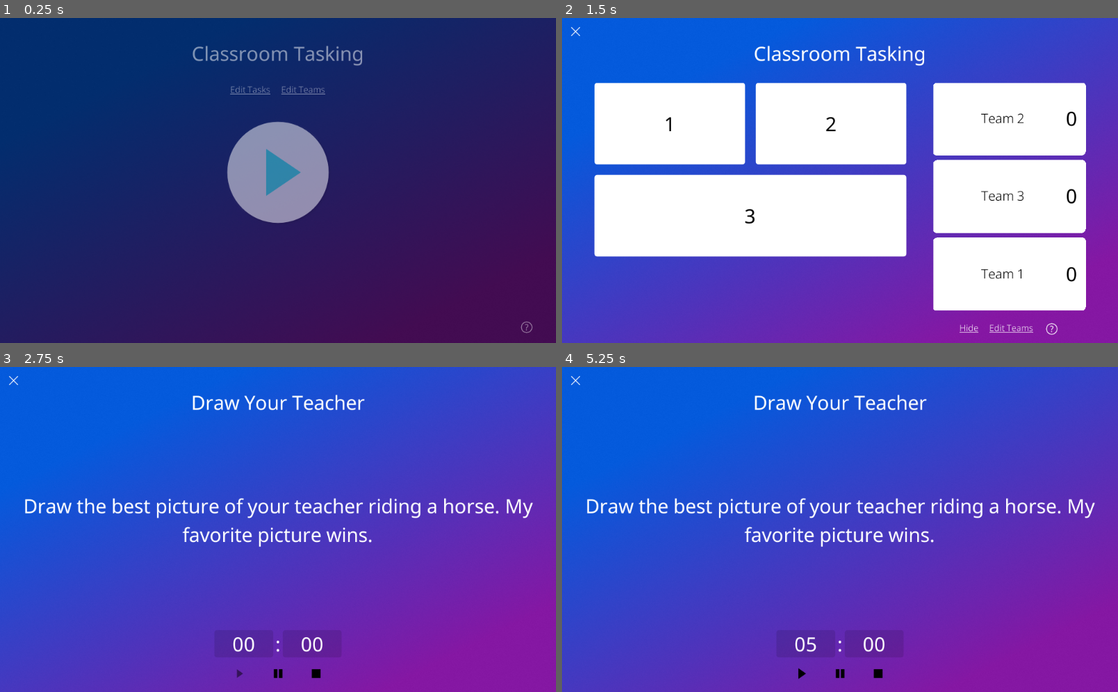
Above: before the commit, frames 1-4 (two rows, left to right).
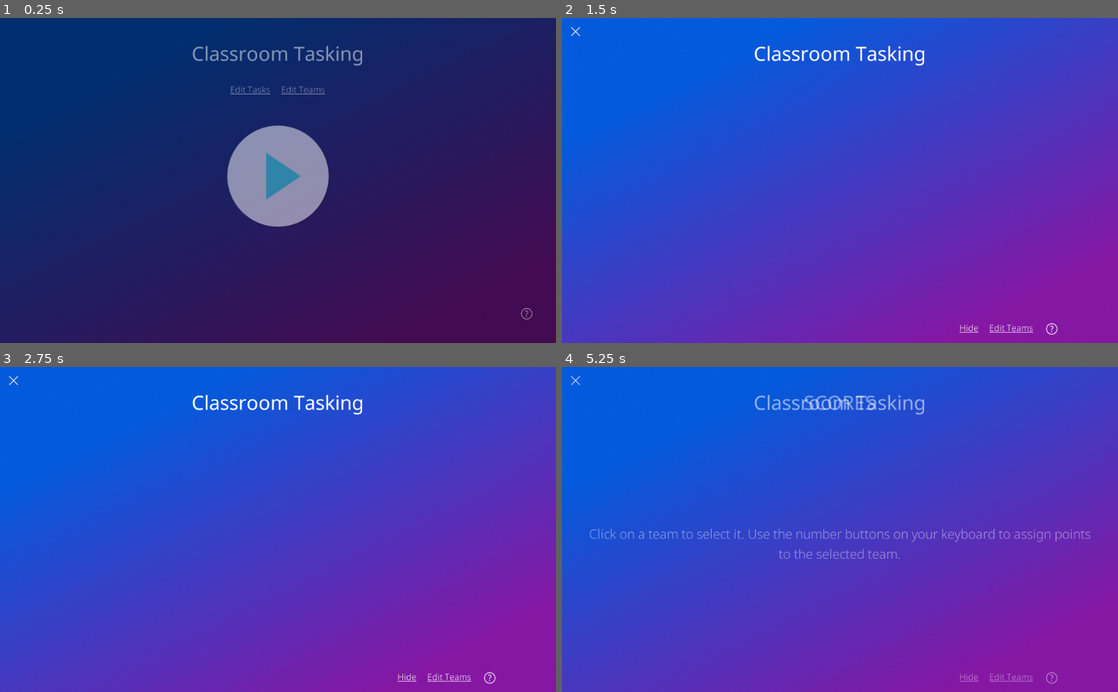
Above: after the commit, the same moments.

Repository: albaileyapps/classroom-tasking
Game: Godot game, scene res://main.tscn
The game is run twice, just before and just after one commit, with the same random seed, the same clock (stepped at 60 frames per second) and the same inputs.
Inputs (mouse positions are in pixels of both pictures, inside the frame that each line leads up to; where the layout moved, square brackets give the same spot in the first picture):
- Up to frame 1 (0.25 s): no input
- Up to frame 2 (1.5 s): click (840, 177) [840, 174] at 0.5 s; click (751, 216) at 1.25 s, where only the run before the commit has a clickable "3"
- Up to frame 3 (2.75 s): click (239, 672) at 2.02 s
- Up to frame 4 (5.25 s): click (667, 471) at 2.75 s, where only the run before the commit has a clickable "1"; click (828, 471) at 3.5 s, where only the run before the commit has a clickable "2"; click (878, 672) at 4.27 s; click (1051, 679) at 5 s

The runs differ from the first frame. In frame 1, 0.7% of the frame differs, in the area x 40-96%, y 31-98%; in frame 2, 47%, in the area x 5-95%, y 19-91%; in frame 3, 3.2%; in frame 4, 4.1%.

Commit message:
tinkered with ui

Diff:
--- a/components/ScoreboardListItem.tscn
+++ b/components/ScoreboardListItem.tscn
@@ -10,10 +10,9 @@
 [node name="ScoreboardListItem" type="PanelContainer"]
 material = ExtResource( 5 )
 margin_right = 280.0
-margin_bottom = 65.0
-rect_min_size = Vector2( 280, 0 )
+margin_bottom = 62.0
+rect_min_size = Vector2( 280, 60 )
 size_flags_horizontal = 3
-size_flags_vertical = 3
 theme = ExtResource( 3 )
 custom_styles/panel = ExtResource( 4 )
 script = ExtResource( 1 )
@@ -21,7 +20,7 @@
 [node name="MarginContainer" type="MarginContainer" parent="."]
 margin_left = 2.0
 margin_right = 280.0
-margin_bottom = 63.0
+margin_bottom = 60.0
 mouse_filter = 2
 size_flags_horizontal = 3
 size_flags_vertical = 3
@@ -34,14 +33,14 @@
 margin_left = 15.0
 margin_top = 5.0
 margin_right = 263.0
-margin_bottom = 58.0
+margin_bottom = 55.0
 size_flags_horizontal = 3
 size_flags_vertical = 3
 
 [node name="TeamNameLabel" type="Label" parent="MarginContainer/HBoxContainer"]
 unique_name_in_owner = true
-margin_right = 169.0
-margin_bottom = 53.0
+margin_right = 181.0
+margin_bottom = 50.0
 rect_min_size = Vector2( 150, 0 )
 size_flags_horizontal = 3
 size_flags_vertical = 3
@@ -51,13 +50,12 @@
 align = 1
 valign = 1
 autowrap = true
-clip_text = true
 
 [node name="ScoreLabel" type="Label" parent="MarginContainer/HBoxContainer"]
 unique_name_in_owner = true
-margin_left = 173.0
+margin_left = 185.0
 margin_right = 248.0
-margin_bottom = 53.0
+margin_bottom = 50.0
 size_flags_vertical = 3
 custom_colors/font_color = Color( 0, 0, 0, 1 )
 custom_fonts/font = ExtResource( 6 )
--- a/resources/default_tasks/001.tres
+++ /dev/null
@@ -1,11 +0,0 @@
-[gd_resource type="Resource" load_steps=2 format=2]
-
-[ext_resource path="res://resources/task.gd" type="Script" id=1]
-
-[resource]
-script = ExtResource( 1 )
-id = "001"
-title = "Draw Your Teacher"
-description = "Draw the best picture of your teacher riding a horse. My favorite picture wins."
-tags = [  ]
-is_selected = true
--- a/resources/default_tasks/002.tres
+++ /dev/null
@@ -1,11 +0,0 @@
-[gd_resource type="Resource" load_steps=2 format=2]
-
-[ext_resource path="res://resources/task.gd" type="Script" id=1]
-
-[resource]
-script = ExtResource( 1 )
-id = "002"
-title = "Paper Plane"
-description = "Make a paper airplane. Furthest flight wins."
-tags = [  ]
-is_selected = true
--- a/resources/default_tasks/003.tres
+++ /dev/null
@@ -1,11 +0,0 @@
-[gd_resource type="Resource" load_steps=2 format=2]
-
-[ext_resource path="res://resources/task.gd" type="Script" id=1]
-
-[resource]
-script = ExtResource( 1 )
-id = "003"
-title = "Storytime"
-description = "Write a story using a hundred words or less. My favorite story wins."
-tags = [  ]
-is_selected = true
--- a/resources/default_teams/282547.tres
+++ /dev/null
@@ -1,9 +0,0 @@
-[gd_resource type="Resource" load_steps=2 format=2]
-
-[ext_resource path="res://resources/team.gd" type="Script" id=1]
-
-[resource]
-script = ExtResource( 1 )
-id = "282547"
-team_name = "Team 3"
-score = 0
--- a/resources/default_teams/4514006.tres
+++ /dev/null
@@ -1,9 +0,0 @@
-[gd_resource type="Resource" load_steps=2 format=2]
-
-[ext_resource path="res://resources/team.gd" type="Script" id=1]
-
-[resource]
-script = ExtResource( 1 )
-id = "4514006"
-team_name = "Team 2"
-score = 0
--- a/resources/default_teams/9053376.tres
+++ /dev/null
@@ -1,9 +0,0 @@
-[gd_resource type="Resource" load_steps=2 format=2]
-
-[ext_resource path="res://resources/team.gd" type="Script" id=1]
-
-[resource]
-script = ExtResource( 1 )
-id = "9053376"
-team_name = "Team 1"
-score = 0
--- a/resources/task.gd
+++ b/resources/task.gd
@@ -6,15 +6,16 @@
 export var description: String setget _set_description
 export var tags = [] setget _set_tags
 export var is_selected = false setget _set_is_selected
+export var date_created: int = 0 setget _set_date_created
 
 #overriding _init must have default values set for all args for ResourceSaver/Loader to work properly
-func _init(p_id = "", p_title = "", p_description = "", p_tags = [], p_is_selected = false):
-	print("init task")
+func _init(p_id = "", p_title = "", p_description = "", p_tags = [], p_is_selected = false, p_date_created = 0):
 	id = p_id
 	title = p_title
 	description = p_description
 	tags = p_tags
 	is_selected = p_is_selected
+	date_created = p_date_created
 
 func _set_title(p_title):
 	title = p_title
@@ -36,5 +37,10 @@
 	tags.append(p_tag)
 	emit_changed()
 
+func _set_date_created(p_date):
+	date_created = p_date
+
 func save():
+	if date_created == 0:
+		date_created = OS.get_system_time_msecs()
 	var error = ResourceSaver.save(Consts.TASK_SAVE_PATH + id + ".tres", self)
--- a/resources/task_default.tres
+++ b/resources/task_default.tres
@@ -9,3 +9,4 @@
 description = "description"
 tags = [  ]
 is_selected = false
+date_created = 0
--- a/resources/tasks.gd
+++ b/resources/tasks.gd
@@ -1,5 +1,11 @@
 extends Resource
 class_name Tasks
+
+class CustomSorterTask:
+	static func sort(a: Task, b: Task):
+		if a.date_created > b.date_created:
+			return true
+		return false
 
 var list = []
 
@@ -7,6 +13,7 @@
 func _init():
 	print("tasks init")
 	load_tasks()
+	list.sort_custom(CustomSorterTask, "sort")
 
 func add_task(p_task):
 	list.push_front(p_task)
@@ -29,6 +36,7 @@
 				print("Found directory: " + file_name)
 			else:
 				if file_name.ends_with(".tres"):
+					print("found a saved task")
 					var task = ResourceLoader.load(Consts.TASK_SAVE_PATH + file_name)
 					list.append(task)
 			file_name = dir.get_next()
--- a/resources/team.gd
+++ b/resources/team.gd
@@ -4,13 +4,15 @@
 export var id: String = ""
 export var team_name: String = "" setget set_team_name, get_team_name
 export var score: int = 0 setget set_score, get_score
+export var date_created: int = 0 setget _set_date_created
 
 #overriding _init must have default values set for all args for ResourceSaver/Loader to work properly
-func _init(p_id = "", p_name = "", p_score = 0):
+func _init(p_id = "", p_name = "", p_score = 0, p_date_created = 0):
 	print("init team")
 	id = p_id
 	team_name = p_name
 	score = p_score
+	date_created = p_date_created
 
 func set_team_name(p_val):
 	team_name = p_val
@@ -26,5 +28,10 @@
 func get_score():
 	return score
 
+func _set_date_created(p_date):
+	date_created = p_date
+
 func save():
+	if date_created == 0:
+		date_created = OS.get_system_time_msecs()
 	var error = ResourceSaver.save(Consts.TEAM_SAVE_PATH + id + ".tres", self)
--- a/resources/teams.gd
+++ b/resources/teams.gd
@@ -1,6 +1,11 @@
 extends Resource
 class_name Teams
 
+class CustomSorterTeam:
+	static func sort(a: Team, b: Team):
+		if a.date_created > b.date_created:
+			return true
+		return false
 
 var list = []
 
@@ -8,6 +13,7 @@
 # Called when the node enters the scene tree for the first time.
 func _init():
 	load_teams()
+	list.sort_custom(CustomSorterTeam, "sort")
 
 func add_team(p_team):
 	list.push_front(p_team)
--- a/scenes/EditTasks.gd
+++ b/scenes/EditTasks.gd
@@ -3,8 +3,6 @@
 var tasks = preload("res://resources/tasks.tres")
 var task_list_item = preload("res://components/EditTasksListItem.tscn")
 var edit_task_scene = preload("res://scenes/EditTask.tscn")
-
-
 
 var rng = RandomNumberGenerator.new()
 
@@ -36,10 +34,6 @@
 	remove_list_items()
 	build_list()
 
-func _on_ExitButton_pressed():
-	SoundManager.play(SoundManager.CLICK)
-	emit_signal("remove_scene")
-
 
 func _on_AddTaskButton_pressed():
 	SoundManager.play(SoundManager.CLICK)
@@ -65,3 +59,10 @@
 	SoundManager.play(SoundManager.CLICK)
 	for task in tasks.list:
 		task.is_selected = false
+
+func _on_ExitButton_pressed():
+
+	var error = ResourceSaver.save(Consts.TASK_SAVE_PATH + "test.tres", tasks)
+
+	SoundManager.play(SoundManager.CLICK)
+	emit_signal("remove_scene")
--- a/scenes/EditTasks.tscn
+++ b/scenes/EditTasks.tscn
@@ -27,7 +27,7 @@
 margin_bottom = 50.0
 size_flags_horizontal = 3
 custom_fonts/font = ExtResource( 4 )
-text = "Edit Tasks"
+text = "Tasks"
 align = 1
 valign = 1
 
--- a/scenes/EditTeams.tscn
+++ b/scenes/EditTeams.tscn
@@ -25,11 +25,11 @@
 margin_bottom = -40.0
 custom_constants/separation = 30
 
-[node name="Label" type="Label" parent="CanvasLayer/Control/VBoxContainer" index="0"]
+[node name="TitleLabel" type="Label" parent="CanvasLayer/Control/VBoxContainer" index="0"]
 margin_right = 944.0
 margin_bottom = 50.0
 custom_fonts/font = ExtResource( 5 )
-text = "Edit Teams"
+text = "Teams"
 align = 1
 valign = 1
 
--- a/scenes/MainMenu.tscn
+++ b/scenes/MainMenu.tscn
@@ -51,30 +51,31 @@
 [node name="CenterContainer" type="CenterContainer" parent="CanvasLayer/Control/VBoxContainer" index="2"]
 margin_top = 133.0
 margin_right = 944.0
-margin_bottom = 357.0
+margin_bottom = 372.0
 size_flags_horizontal = 3
 size_flags_vertical = 3
 
 [node name="StartButton" type="TextureButton" parent="CanvasLayer/Control/VBoxContainer/CenterContainer" index="0"]
-margin_left = 359.0
+margin_left = 360.0
+margin_top = 7.0
 margin_right = 584.0
-margin_bottom = 224.0
+margin_bottom = 231.0
 texture_normal = ExtResource( 6 )
 texture_pressed = ExtResource( 8 )
 texture_hover = ExtResource( 7 )
 stretch_mode = 2
 
-[node name="Control" type="Control" parent="CanvasLayer/Control/VBoxContainer" index="3"]
-margin_top = 387.0
+[node name="Spacer" type="Control" parent="CanvasLayer/Control/VBoxContainer" index="3"]
+margin_top = 402.0
 margin_right = 944.0
-margin_bottom = 487.0
-rect_min_size = Vector2( 0, 100 )
+margin_bottom = 462.0
+rect_min_size = Vector2( 0, 60 )
 size_flags_horizontal = 3
 
 [node name="HBoxContainer2" type="HBoxContainer" parent="CanvasLayer/Control/VBoxContainer" index="4"]
-margin_top = 517.0
+margin_top = 492.0
 margin_right = 944.0
-margin_bottom = 545.0
+margin_bottom = 520.0
 
 [node name="Container" type="Control" parent="CanvasLayer/Control/VBoxContainer/HBoxContainer2" index="0"]
 margin_right = 912.0
Not shown, added: resources/default_tasks/.DS_Store
